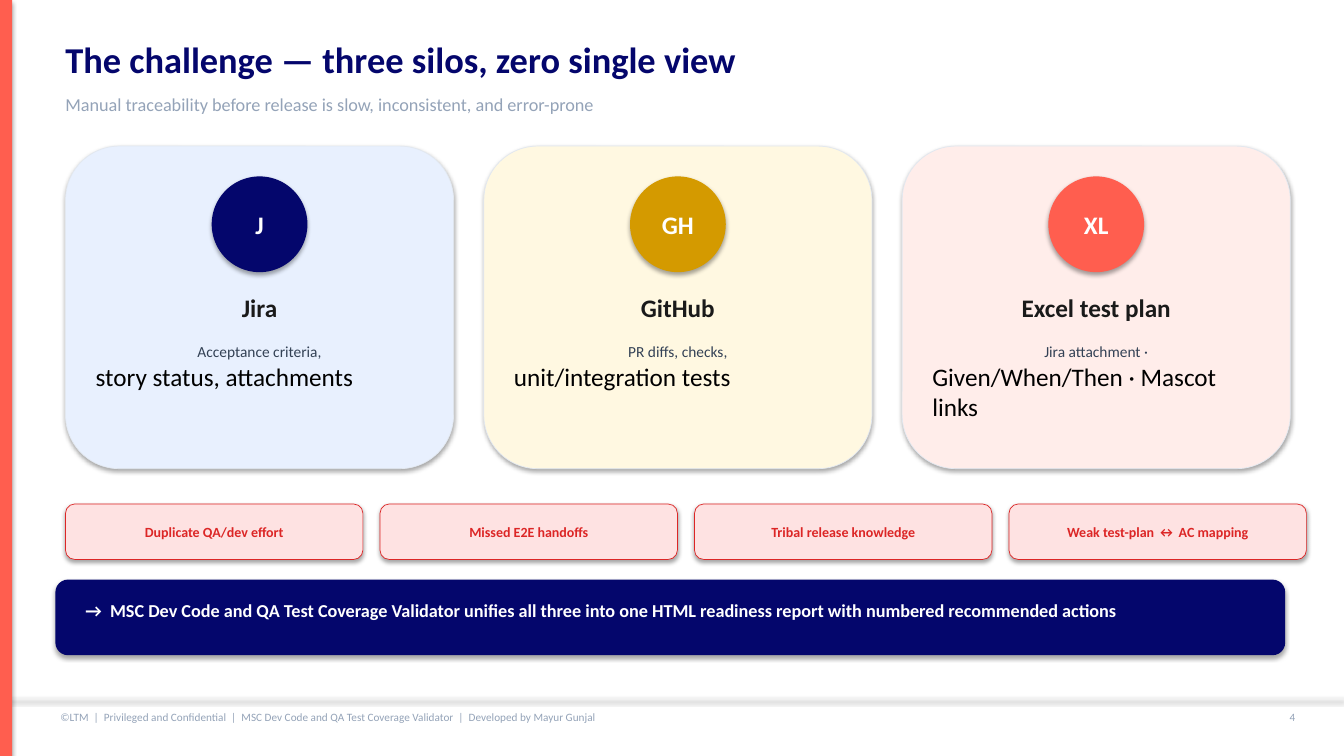
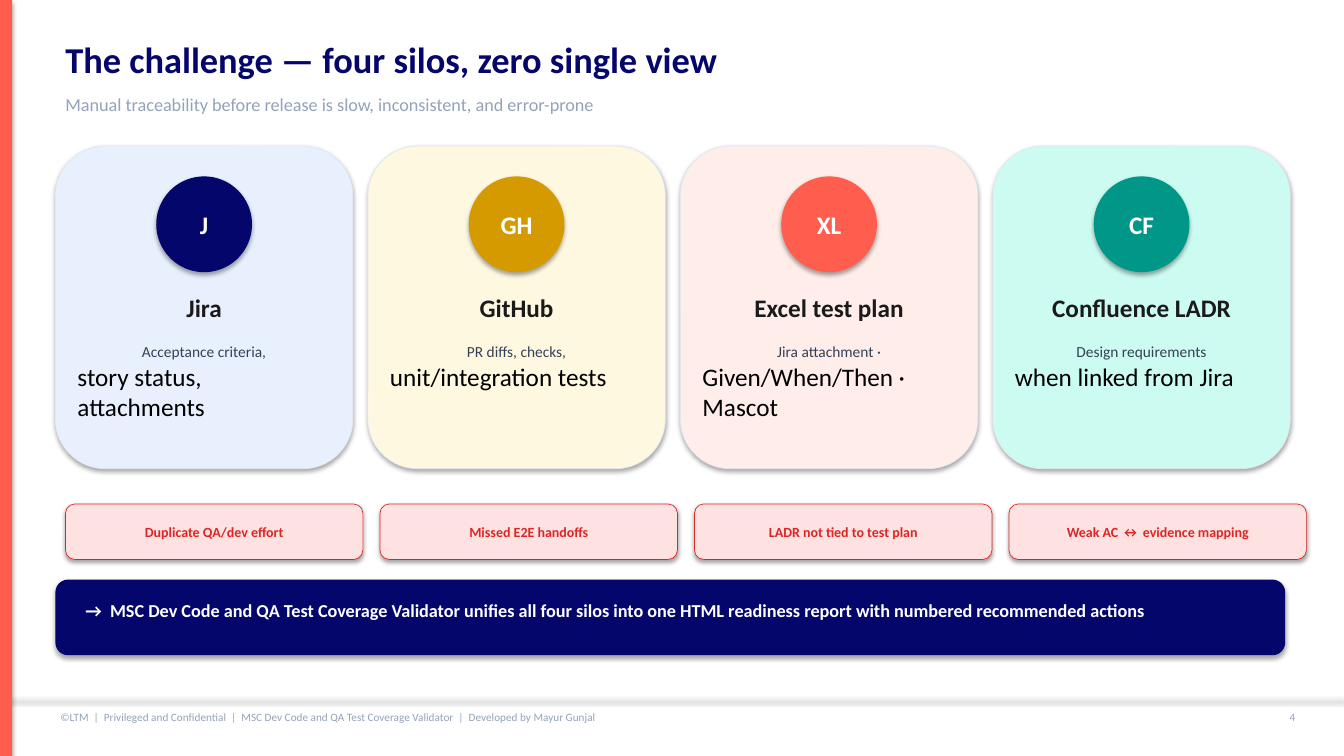
Before and after one commit to mgunjal11/pegasus-qa-agents-lab-copy, a slide deck: slide 5 of docs/MSC-Dev-Code-and-QA-Test-Coverage-Validator-Guide.pptx. Drawn at 1344x756 pixels with LibreOffice and Linux fonts; fonts in the diff are those of the drawing. Boxes give left, top, right and bottom in pixels: in the first picture for what was removed or moved away, otherwise in the second. Text is boxed around its words. In the diff, an @@ line names an element or a change of style, - is before the commit and + after.

```diff
--- a/docs/MSC-Dev-Code-and-QA-Test-Coverage-Validator-Guide.pptx
+++ b/docs/MSC-Dev-Code-and-QA-Test-Coverage-Validator-Guide.pptx
@@ text at [65,47,717,79]: text changed @@
-The challenge — three silos, zero single view
+The challenge — four silos, zero single view
@@ rounded rectangle: place and size @@
-rounded rectangle at [66,146,454,469]
+rounded rectangle at [55,146,353,469]
@@ rounded rectangle: place and size @@
-rounded rectangle at [484,146,872,469]
+rounded rectangle at [368,146,665,469]
@@ rounded rectangle added at [681,146,978,469], fill #FFEDEA, outline #E2E8F0 0.5 pt @@
@@ rounded rectangle: place and size @@
-rounded rectangle at [902,146,1291,469]
+rounded rectangle at [993,146,1291,469]
@@ rounded rectangle at [993,146,1291,469]: fill #FFEDEA to #CCFBF1 @@
@@ ellipse "J": place and size @@
-ellipse "J" at [212,176,308,272]
+ellipse "J" at [156,176,252,272]
@@ ellipse "GH": place and size @@
-ellipse "GH" at [630,176,726,272]
+ellipse "GH" at [469,176,565,272]
@@ ellipse "XL": place and size @@
-ellipse "XL" at [1049,176,1144,272]
+ellipse "XL" at [781,176,877,272]
@@ ellipse added at [1094,176,1190,272], fill #009688, 18 pt, text #FFFFFF, bold @@
+CF
@@ text "Jira": place and size @@
-text "Jira" at [242,299,277,317]
+text "Jira" at [186,299,221,317]
@@ text "GitHub": place and size @@
-text "GitHub" at [641,299,715,317]
+text "GitHub" at [480,299,554,317]
@@ text "Excel test plan": place and size @@
-text "Excel test plan" at [1022,299,1171,321]
+text "Excel test plan" at [754,299,904,321]
@@ text added at [1052,299,1231,317], 18 pt, text #1A1A1A, bold @@
+Confluence LADR
@@ text "Acceptance criteria," rewrapped from [96,346,353,390] to [77,346,266,417] @@
@@ text "PR diffs, checks,": place and size @@
-text "PR diffs, checks," at [514,346,731,391]
+text "PR diffs, checks," at [390,346,607,391]
@@ text "Jira attachment ·": place and size @@
-text "Jira attachment ·" at [932,346,1217,417]
+text "Jira attachment ·" at [702,346,893,417]
@@ text added at [1015,346,1234,386], 11 pt, text #334155 @@
+Design requirements
+when linked from Jira
@@ text at [702,368,893,417]: text changed @@
-Given/When/Then · Mascot links
+Given/When/Then · Mascot
@@ text in rounded rectangle at [769,527,917,539]: text changed @@
-Tribal release knowledge
+LADR not tied to test plan
@@ text in rounded rectangle at [1067,527,1249,540]: text changed @@
-Weak test-plan ↔ AC mapping
+Weak AC ↔ evidence mapping
@@ text at [110,604,1144,620]: text changed @@
-→ MSC Dev Code and QA Test Coverage Validator unifies all three into one HTML readiness report with numbered recommended actions
+→ MSC Dev Code and QA Test Coverage Validator unifies all four silos into one HTML readiness report with numbered recommended actions
```
Also in this commit, not shown: 3 other slides changed, 1 other file.
